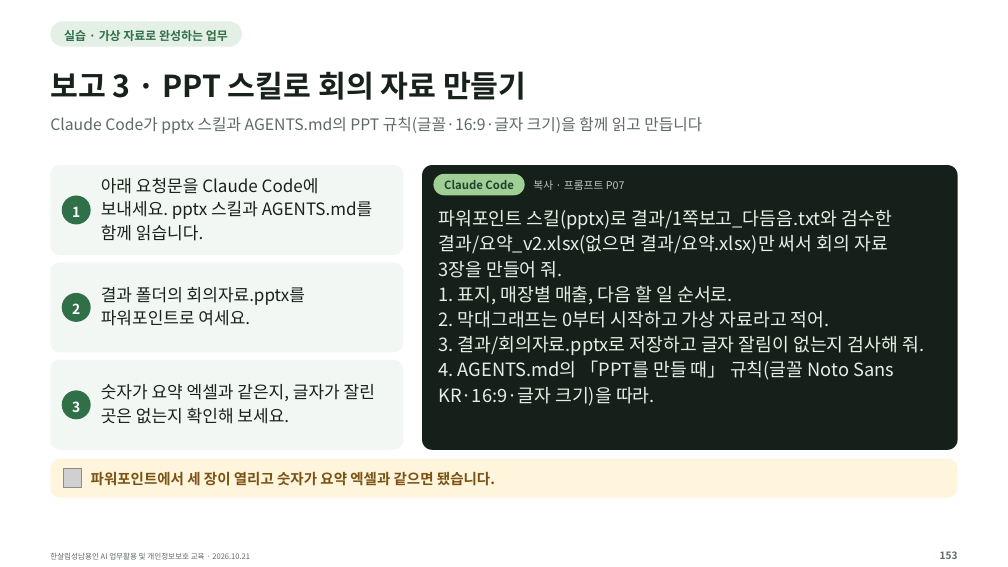
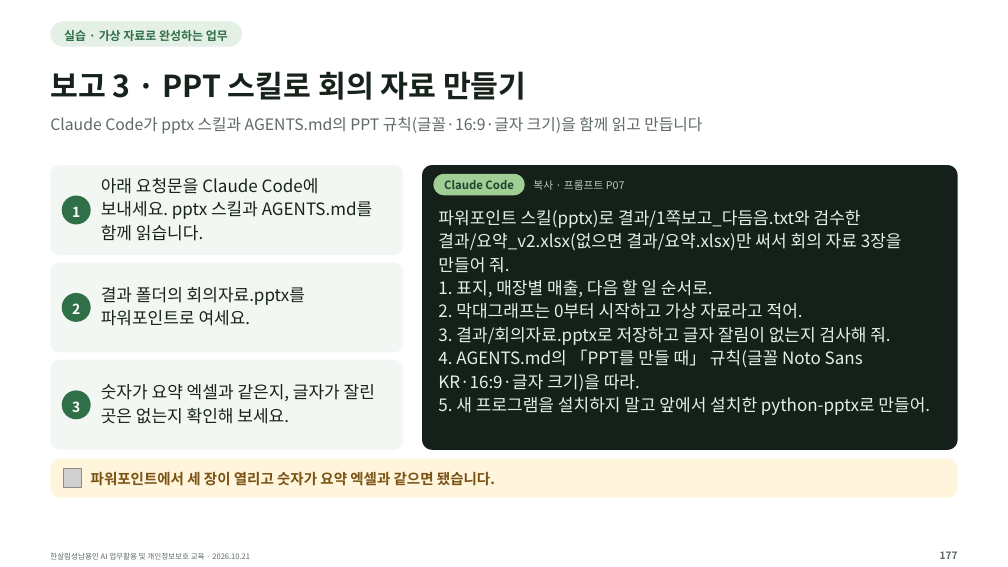
Before and after one commit to kscold/kscold-blog-version-2, a slide deck: slide 152 of apps/web/public/hansalim/files/한살림_AI교육_강의자료.pptx (slide 128 before the commit). Drawn at 1008x567 pixels with LibreOffice and Linux fonts; fonts in the diff are those of the drawing; grey boxes stand for pictures. Boxes give left, top, right and bottom in pixels: in the first picture for what was removed or moved away, otherwise in the second. Text is boxed around its words. In the diff, an @@ line names an element or a change of style, - is before the commit and + after.

Commit message:
feat(frontend): 한살림 자료 페이지를 가볍게 정리하고 글꼴이 든 165장 자료로 갱신함
- 강의 저장소 release 40f770a94545ce85(165장) 자료를 반영함. 실습 ZIP에 글꼴이 들어가 별도 글꼴 카드·버튼을 없애고, 예전 글꼴 ZIP 주소는 호환용으로만 남김
- 제목 아래 굵은 안내 상자를 보통 문장 한 줄로 바꾸고, 실습 자료 받기 버튼·준비 방법 보기·웹에서 강의 보기를 첫 화면에 둠
- 자료 목록을 큰 카드 대신 제목·용도·크기·버튼이 맞춰진 행으로 바꾸고, PPT 글꼴 안내는 접는 도움말로 옮김
- 실습 준비는 Windows를 먼저 보여 주고 Mac으로 바꿀 수 있게 함(방향키 지원). 압축을 푼 폴더 모양과 준비 완료 기준을 함께 보여 줌
- 강사 소개를 아래쪽 짧은 소개로 줄이고, 구역 제목의 영문 꼬리표를 뺌
- 동기화 스크립트가 release_id와 실습 ZIP 속 글꼴·라이선스까지 확인하고, 화면에 숨길 자료는 파일만 두게 함
- 자료 링크에 파일 해시 버전을 붙이고, 주소를 직접 열어도 한글 파일 이름으로 저장되게 Content-Disposition을 넣음
- 첫 화면 버튼 위치·크기, 안내 문장 모양, OS 전환 키보드 조작, 파일 해시·응답 헤더, 슬라이드 장수를 E2E로 확인함

```diff
--- a/apps/web/public/hansalim/files/한살림_AI교육_강의자료.pptx
+++ b/apps/web/public/hansalim/files/한살림_AI교육_강의자료.pptx
@@ text at box(438, 233, 902, 273): text changed; size 17.4 to 16.2 pt @@
-결과/요약_v2.xlsx(없으면 결과/요약.xlsx)만 써서 회의 자료
-3장을 만들어 줘.
+결과/요약_v2.xlsx(없으면 결과/요약.xlsx)만 써서 회의 자료 3장을
+만들어 줘.
@@ text at box(438, 210, 890, 391): size 17.4 to 16.2 pt in "파워포인트 스킬(pptx)로 결과/1쪽보고_다듬음.txt와 검수한", "1. 표지, 매장별 매출, 다음 할 일 ...", "2. 막대그래프는 0부터 시작하고 가상 자료라고 적어.", "3. 결과/회의자료.pptx로 저장하고 글자 잘림이 없는지 검사해 ..." and 2 more places; line spacing 24pt to 22.4pt @@
@@ text at box(438, 397, 930, 415): paragraph added @@
+5. 새 프로그램을 설치하지 말고 앞에서 설치한 python-pptx로 만들어.
@@ text at box(940, 551, 958, 559): text changed @@
-153
+177
```
Also in this commit, not shown: 109 other slides changed, 26 slides added, 1 slide removed, 26 other files.
